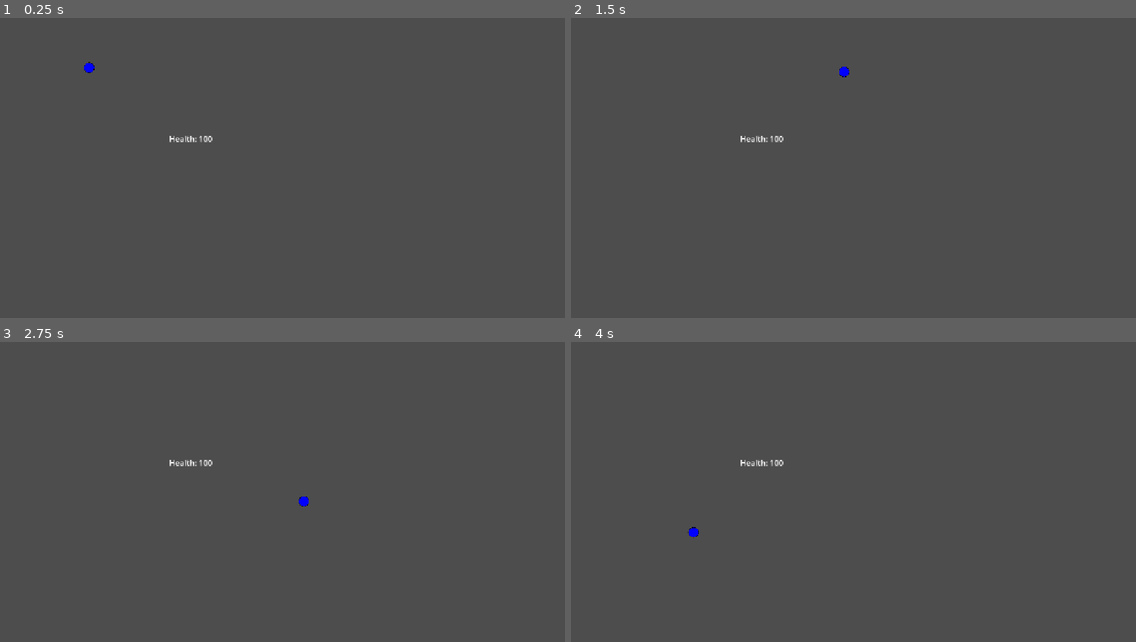
Above: before the commit, frames 1-4 (two rows, left to right).
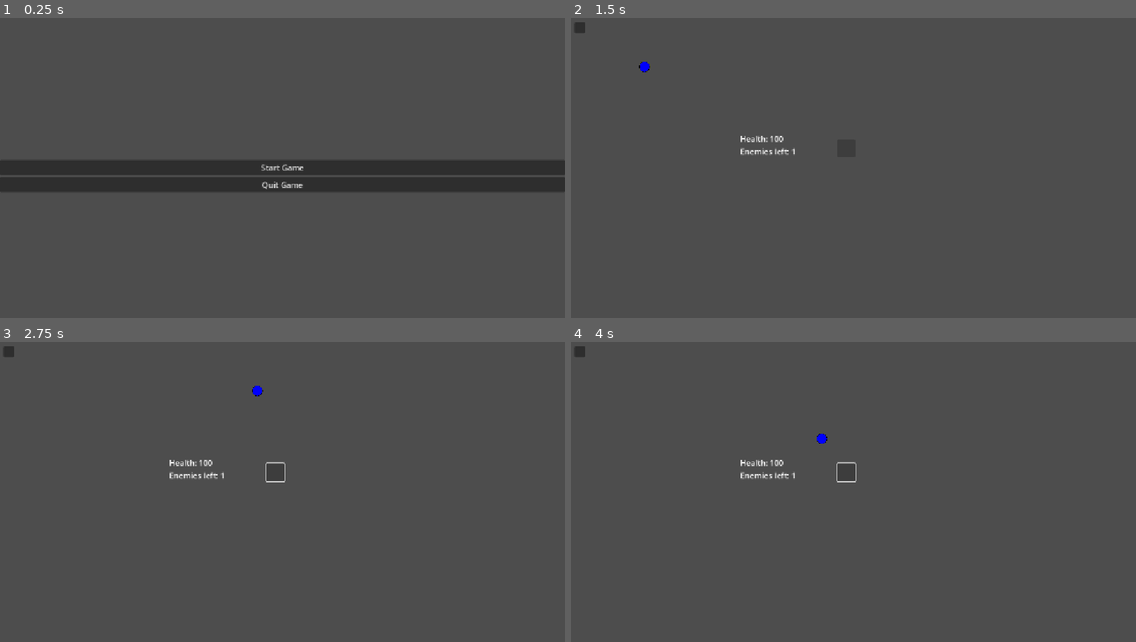
Above: after the commit, the same moments.

Repository: JanuV08/TD
Game: Godot game, scene res://main_menu.tscn
Same seed, same stepped clock (60 frames per second), same inputs: the game is played once before the commit and once after it. Before the commit the project starts from res://main.tscn.
Inputs (mouse positions are in pixels of both pictures, inside the frame that each line leads up to):
- Up to frame 1 (0.25 s): no input
- Up to frame 2 (1.5 s): click (853, 168) at 0.5 s, where only the run after the commit has a clickable "Start Game"; click (847, 147) at 1.27 s
- Up to frame 3 (2.75 s): tap Enter (ui_accept) at 2, 2.1, 2.27, 2.57 s; hold Right (ui_right) from 2.03 s (still down)
- Up to frame 4 (4 s): tap Enter (ui_accept) at 2.85, 3.02, 3.32, 3.6 s; release Right (ui_right) at 3.53 s; hold Left (ui_left) from 3.53 s (still down)

The runs differ from the first frame. In frame 1, 9.5% of the frame differs, in the area x 0-100%, y 14-58%; in frame 2, 0.3%; in frame 3, 0.3%; in frame 4, 0.3%.

Commit message:
v0.1

Diff:
--- /dev/null
+++ b/assets/green-ball.svg
@@ -0,0 +1,3 @@
+<svg width="64" height="64" xmlns="http://www.w3.org/2000/svg">
+  <circle cx="32" cy="32" r="30" stroke="black" stroke-width="2" fill="#11ff00" />
+</svg>
--- a/enemy.gd
+++ b/enemy.gd
@@ -1,25 +1,9 @@
-extends CharacterBody2D
+extends Node2D
 
-
-const SPEED = 300.0
-const JUMP_VELOCITY = -400.0
-
-
-func _physics_process(delta: float) -> void:
-	# Add the gravity.
-	if not is_on_floor():
-		velocity += get_gravity() * delta
-
-	# Handle jump.
-	if Input.is_action_just_pressed("ui_accept") and is_on_floor():
-		velocity.y = JUMP_VELOCITY
-
-	# Get the input direction and handle the movement/deceleration.
-	# As good practice, you should replace UI actions with custom gameplay actions.
-	var direction := Input.get_axis("ui_left", "ui_right")
-	if direction:
-		velocity.x = direction * SPEED
-	else:
-		velocity.x = move_toward(velocity.x, 0, SPEED)
-
-	move_and_slide()
+func _ready() -> void:
+	if Global.wave <= 3:
+		$CharacterBody2D/Sprite2D.texture = load("res://assets/blue-ball.svg")
+		Global.enemyDmg = 5
+	if Global.wave >3 && Global.wave <= 6:
+		$CharacterBody2D/Sprite2D.texture = load("res://assets/green-ball.svg")
+		Global.enemyDmg = 10
--- a/enemy.tscn
+++ b/enemy.tscn
@@ -1,10 +1,12 @@
 [gd_scene format=3 uid="uid://r7bwl4xlp7vi"]
 
-[ext_resource type="Texture2D" uid="uid://b4au6rh2h4uw0" path="res://blue-ball.svg" id="1_7k104"]
+[ext_resource type="Script" uid="uid://b365l03knl0bj" path="res://enemy.gd" id="1_4gyqm"]
+[ext_resource type="Texture2D" uid="uid://b4au6rh2h4uw0" path="res://assets/blue-ball.svg" id="1_7k104"]
 
 [sub_resource type="CircleShape2D" id="CircleShape2D_yhj6x"]
 
 [node name="enemy" type="Node2D" unique_id=1219256903]
+script = ExtResource("1_4gyqm")
 
 [node name="CharacterBody2D" type="CharacterBody2D" parent="." unique_id=798733214]
 
--- a/global.gd
+++ b/global.gd
@@ -2,3 +2,7 @@
 
 
 var health: int = 100
+var enemyCount: int = 1
+var wave: int = 1
+
+var enemyDmg: int = 0;
--- a/label_hp.gd
+++ b/label_hp.gd
@@ -3,4 +3,4 @@
 
 # Called every frame. 'delta' is the elapsed time since the previous frame.
 func _process(delta: float) -> void:
-	text = "Health: " + str(Global.health)
+	text = "Health: " + str(Global.health) + "\nEnemies left: " + str(Global.enemyCount)
--- a/main.gd
+++ b/main.gd
@@ -1,10 +1,17 @@
 extends Node2D
 
-# Called when the node enters the scene tree for the first time.
 var enemy_scene: PackedScene = preload("res://enemy.tscn")
 var path_script: Script = preload("res://path_follow_2d.gd")
 
+func _ready() -> void:
+	Global.enemyCount = 0
+
+func _process(_delta: float) -> void:
+	$waveButton.disabled = (Global.enemyCount > 0)
+
+
 func spawn() -> void:
+	Global.enemyCount+=1
 	var path2d = get_node_or_null("Path2D")
 	if not path2d or not enemy_scene:
 		return
@@ -15,7 +22,39 @@
 	new_path_follow.add_child(new_enemy)
 	path2d.add_child(new_path_follow)
 
+
 func _on_area_2d_body_entered(body: Node2D) -> void:
+	Global.enemyCount-=1
 	body.call_deferred("queue_free")
-	Global.health -=10
-	call_deferred("spawn")
+	Global.health -= Global.enemyDmg
+	if Global.health <= 0:
+		Global.health = 0
+		get_tree().paused
+		$GameOverDialog.popup_centered()
+
+
+func _on_game_over_dialog_confirmed() -> void:
+	get_tree().paused = false
+	get_tree().change_scene_to_file("res://main_menu.tscn")
+
+
+func _on_game_over_dialog_canceled() -> void:
+	get_tree().paused = false
+	get_tree().change_scene_to_file("res://main_menu.tscn")
+
+func waveSpawn() -> void:
+	if Global.enemyCount == 0:
+		for i in range(Global.wave):
+			spawn()
+			await get_tree().create_timer(0.3).timeout
+		Global.wave += 1
+
+
+
+
+func _on_button_pressed() -> void:
+	waveSpawn()
+
+
+func _on_exitbutton_pressed() -> void:
+	get_tree().change_scene_to_file("res://main_menu.tscn")
--- a/main.tscn
+++ b/main.tscn
@@ -1,16 +1,15 @@
 [gd_scene format=3 uid="uid://db3x6hhv5s5yi"]
 
 [ext_resource type="Script" uid="uid://c1y81ttrmfsba" path="res://main.gd" id="1_ig7tw"]
-[ext_resource type="PackedScene" uid="uid://r7bwl4xlp7vi" path="res://enemy.tscn" id="2_0xm2m"]
 [ext_resource type="Script" uid="uid://cd5jnso617qjs" path="res://path_follow_2d.gd" id="2_h2yge"]
 [ext_resource type="PackedScene" uid="uid://b0xog2jy3oe6k" path="res://konec.tscn" id="4_1bvp3"]
 [ext_resource type="Script" uid="uid://lkg6rspy2y2j" path="res://label_hp.gd" id="5_lquwl"]
 
 [sub_resource type="Curve2D" id="Curve2D_ig7tw"]
 _data = {
-"points": PackedVector2Array(0, 0, 0, 0, 105, 101, 0, 0, 0, 0, 666, 114, 0, 0, 0, 0, 682, 316, 0, 0, 0, 0, 91, 417, 0, 0, 0, 0, 575, 592, 0, 0, 0, 0, 805, 593)
+"points": PackedVector2Array(0, 0, 0, 0, 105, 101, 0, 0, 0, 0, 663, 101, 0, 0, 0, 0, 680, 136, 0, 0, 0, 0, 602, 209, 0, 0, 0, 0, 220, 166, 0, 0, 0, 0, 172, 281, 0, 0, 0, 0, 599, 313, 0, 0, 0, 0, 758, 279, 0, 0, 0, 0, 733, 90)
 }
-point_count = 6
+point_count = 9
 
 [node name="main" type="Node2D" unique_id=1509445311]
 script = ExtResource("1_ig7tw")
@@ -20,14 +19,10 @@
 
 [node name="PathFollow2D" type="PathFollow2D" parent="Path2D" unique_id=536372481]
 position = Vector2(105, 101)
-rotation = 0.02316876
 script = ExtResource("2_h2yge")
 
-[node name="enemy" parent="Path2D/PathFollow2D" unique_id=1219256903 instance=ExtResource("2_0xm2m")]
-position = Vector2(1.999321, -0.051887512)
-
 [node name="Area2D" parent="." unique_id=385382761 instance=ExtResource("4_1bvp3")]
-position = Vector2(805, 593)
+position = Vector2(734, 91)
 
 [node name="labelHP" type="Label" parent="." unique_id=59424855]
 offset_left = 345.0
@@ -37,4 +32,27 @@
 text = "Health: 100"
 script = ExtResource("5_lquwl")
 
+[node name="waveButton" type="Button" parent="." unique_id=1777386107]
+offset_left = 543.0
+offset_top = 249.0
+offset_right = 580.0
+offset_bottom = 286.0
+
+[node name="exitButton" type="Button" parent="." unique_id=674061493]
+offset_left = 7.0
+offset_top = 10.0
+offset_right = 29.0
+offset_bottom = 32.0
+
+[node name="GameOverDialog" type="AcceptDialog" parent="." unique_id=625984528]
+mode = 2
+title = "the End"
+ok_button_text = "MENU"
+dialog_text = "YOU LOST!"
+dialog_close_on_escape = false
+
 [connection signal="body_entered" from="Area2D" to="." method="_on_area_2d_body_entered"]
+[connection signal="pressed" from="waveButton" to="." method="_on_button_pressed"]
+[connection signal="pressed" from="exitButton" to="." method="_on_exitbutton_pressed"]
+[connection signal="canceled" from="GameOverDialog" to="." method="_on_game_over_dialog_canceled"]
+[connection signal="confirmed" from="GameOverDialog" to="." method="_on_game_over_dialog_confirmed"]
--- /dev/null
+++ b/main_menu.gd
@@ -0,0 +1,12 @@
+extends Control
+
+
+
+const LEVEL_SCENE_PATH: String = "res://main.tscn"
+
+func _on_play_btn_pressed() -> void:
+	get_tree().change_scene_to_file(LEVEL_SCENE_PATH)
+
+
+func _on_quit_btn_pressed() -> void:
+	get_tree().quit()
--- /dev/null
+++ b/main_menu.tscn
@@ -0,0 +1,35 @@
+[gd_scene format=3 uid="uid://bdcc0xw23oamx"]
+
+[ext_resource type="Script" uid="uid://bbqvbkh1q8p0h" path="res://main_menu.gd" id="1_06t4h"]
+
+[node name="MainMenu" type="Control" unique_id=1862327775]
+layout_mode = 3
+anchors_preset = 15
+anchor_right = 1.0
+anchor_bottom = 1.0
+grow_horizontal = 2
+grow_vertical = 2
+script = ExtResource("1_06t4h")
+
+[node name="MarginContainer" type="MarginContainer" parent="." unique_id=1106383973]
+layout_mode = 1
+anchors_preset = 15
+anchor_right = 1.0
+anchor_bottom = 1.0
+grow_horizontal = 2
+grow_vertical = 2
+
+[node name="VBoxContainer" type="VBoxContainer" parent="MarginContainer" unique_id=1607211019]
+layout_mode = 2
+alignment = 1
+
+[node name="playBtn" type="Button" parent="MarginContainer/VBoxContainer" unique_id=211333247]
+layout_mode = 2
+text = "Start Game"
+
+[node name="quitBtn" type="Button" parent="MarginContainer/VBoxContainer" unique_id=1565458127]
+layout_mode = 2
+text = "Quit Game"
+
+[connection signal="pressed" from="MarginContainer/VBoxContainer/playBtn" to="." method="_on_play_btn_pressed"]
+[connection signal="pressed" from="MarginContainer/VBoxContainer/quitBtn" to="." method="_on_quit_btn_pressed"]
--- a/project.godot
+++ b/project.godot
@@ -11,9 +11,9 @@
 [application]
 
 config/name="test"
-run/main_scene="uid://db3x6hhv5s5yi"
+run/main_scene="uid://bdcc0xw23oamx"
 config/features=PackedStringArray("4.7", "Forward Plus")
-config/icon="res://icon.svg"
+config/icon="res://assets/icon.svg"
 
 [autoload]
 
@@ -31,3 +31,4 @@
 [rendering]
 
 rendering_device/driver.windows="d3d12"
+renderer/rendering_method="gl_compatibility"
Renamed: blue-ball.svg -> assets/blue-ball.svg
Not shown, changed: assets/blue-ball.svg.import
Not shown, changed: assets/green-ball.svg.import
Renamed: icon.svg -> assets/icon.svg
Not shown, added: assets/icon.svg.import
Not shown, added: main_menu.gd.uid
Not shown, added: main.tscn6536500277.tmp
